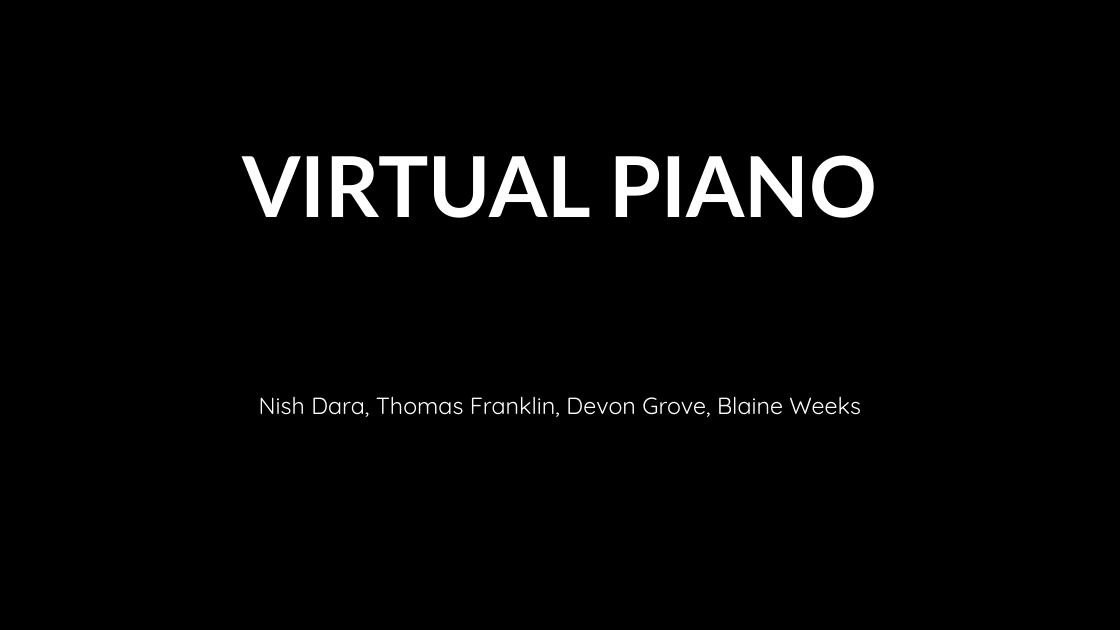
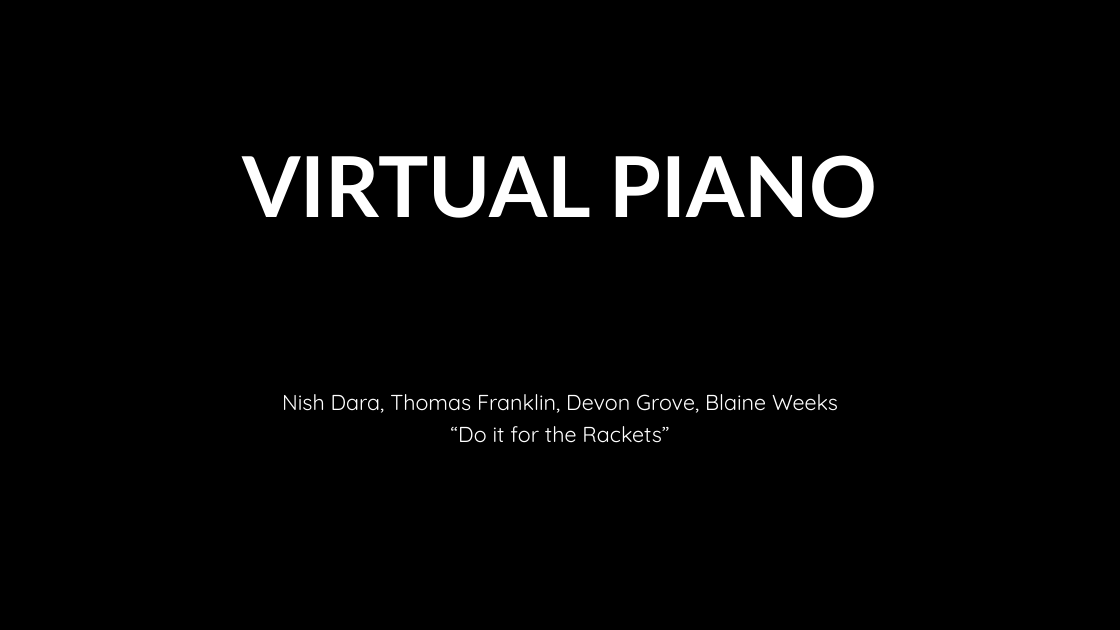
Before and after one commit to ThomasLFranklin/Final-Project, a slide deck: slide 1 of Pitch for Virtual Piano.pptx. Drawn at 1120x630 pixels with LibreOffice and Linux fonts; fonts in the diff are those of the drawing; background and template pictures are left out. Boxes give left, top, right and bottom in pixels: in the first picture for what was removed or moved away, otherwise in the second. Text is boxed around its words. In the diff, an @@ line names an element or a change of style, - is before the commit and + after.

```diff
--- a/Pitch for Virtual Piano.pptx
+++ b/Pitch for Virtual Piano.pptx
@@ subtitle at box(282, 394, 838, 413): size 20 to 18.5 pt in "Nish Dara, Thomas Franklin, Devon Grove, Blaine ..."; line spacing 0.9 to 0.8 @@
@@ subtitle at box(451, 426, 669, 443): paragraph added @@
+“Do it for the Rackets”
```
Also in this commit, not shown: 2 other slides changed, 1 slide added, 1 slide removed.
